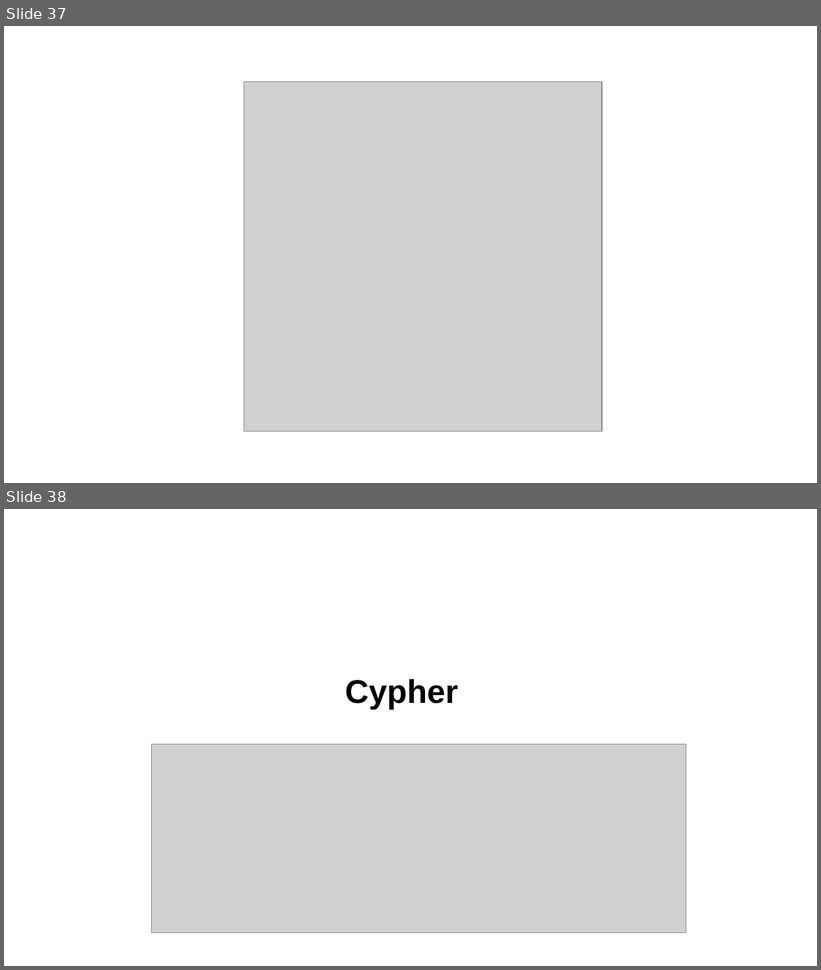
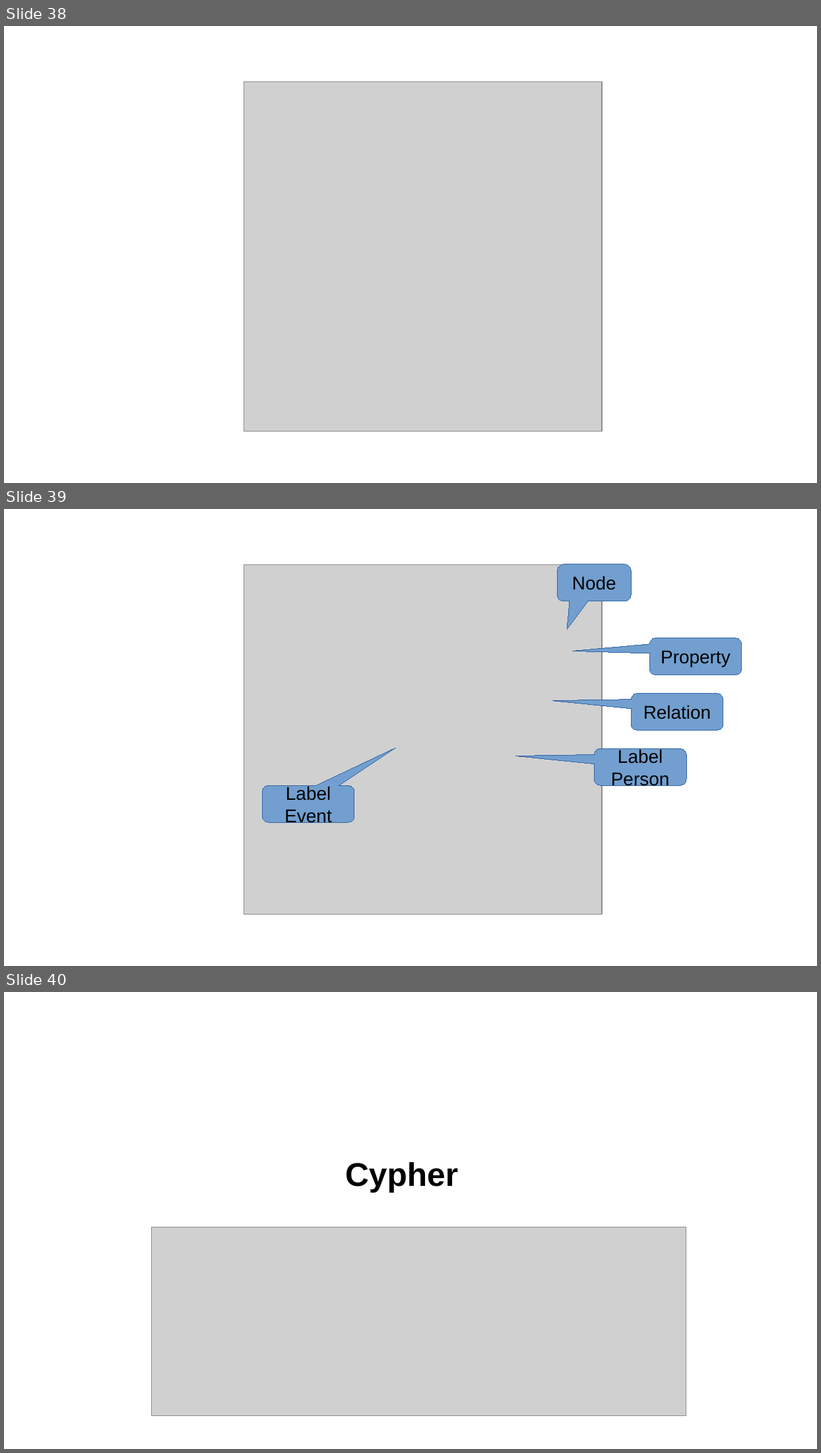
Before and after one commit to skrabbenborg/nosql-talk, a slide deck: presentation/presentation.pptx. Shown one above the other, each under a label of ours: slides 37 and 38 before the commit, slides 38, 39 and 40 after it. The pictures are 821x970 and 821x1453 pixels, drawn with LibreOffice and Linux fonts; fonts in the diff are those of the drawing; grey boxes stand for pictures; background and template pictures are left out. Boxes give left, top, right and bottom in pixels: in the first picture for what was removed or moved away, otherwise in the second. Text is boxed around its words. In the diff, an @@ line names an element or a change of style, - is before the commit and + after.

```diff
--- a/presentation/presentation.pptx
+++ b/presentation/presentation.pptx
@@ slide 39 added at bbox=[4, 509, 817, 966], background picture (left out) @@
@@ picture added at bbox=[244, 565, 603, 915] @@
@@ rounded speech box added at bbox=[557, 564, 631, 601], fill #729FCF, outline #3465A4 0 pt, 18 pt, text #000000 @@
+Node
@@ rounded speech box added at bbox=[649, 638, 742, 675], fill #729FCF, outline #3465A4 0 pt, 18 pt, text #000000 @@
+Property
@@ rounded speech box added at bbox=[631, 693, 723, 730], fill #729FCF, outline #3465A4 0 pt, 18 pt, text #000000 @@
+Relation
@@ rounded speech box added at bbox=[594, 749, 686, 786], fill #729FCF, outline #3465A4 0 pt, 18 pt, text #000000 @@
+Label Person
@@ rounded speech box added at bbox=[262, 786, 354, 823], fill #729FCF, outline #3465A4 0 pt, 18 pt, text #000000 @@
+Label Event
@@ what was slide 37 is now slide 38 @@
@@ what was slide 38 is now slide 40 @@
```
Also in this commit, not shown: 2 slides changed, 2 other slides added, 2 slides removed, 8 other files.
